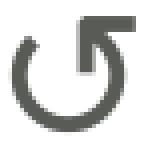
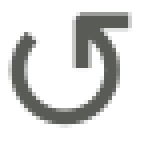
Two versions of the same layered image (144px x 144px). Layer-by-layer changes:
painted on "↺" over [8,12,136,136]
